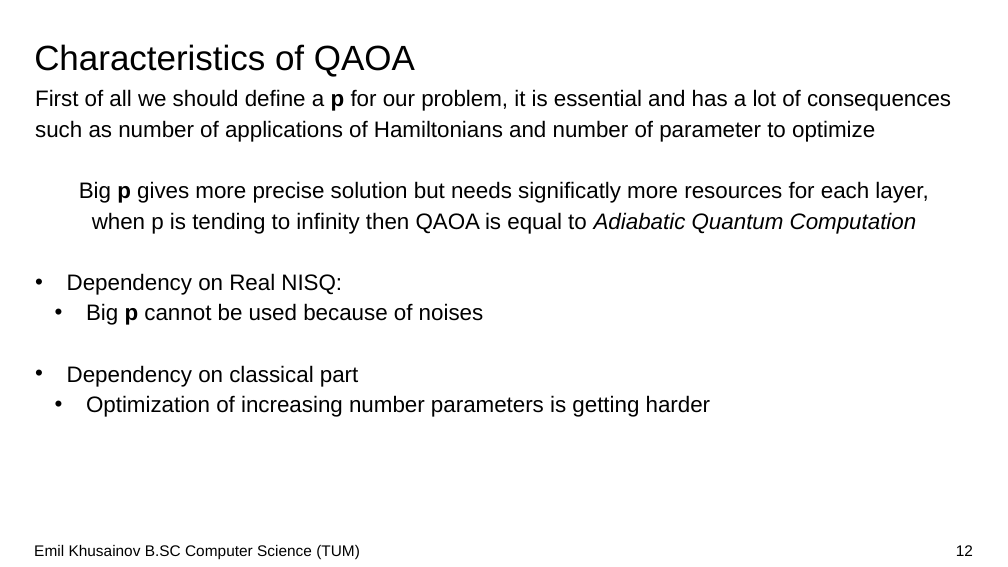
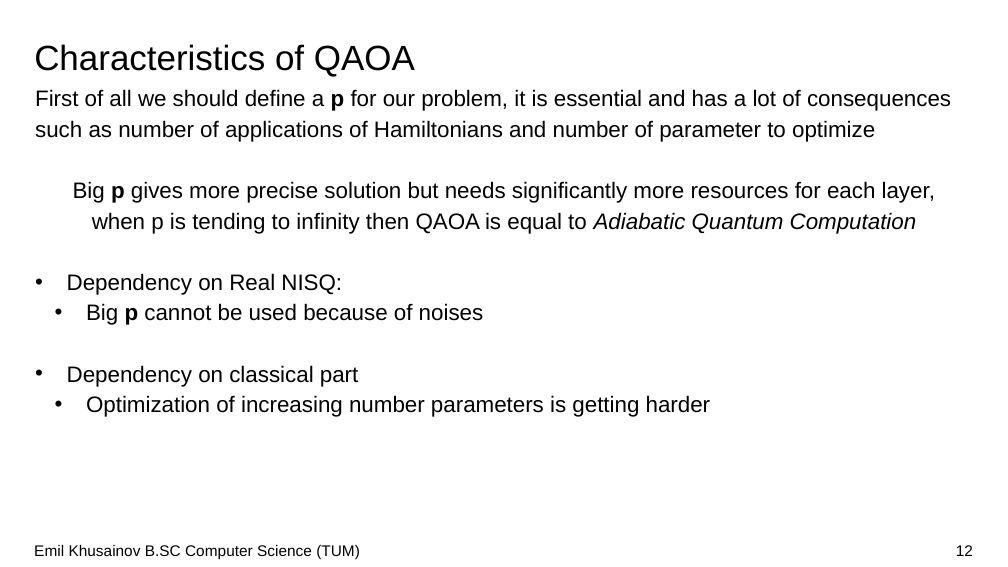
Before and after one commit to emilkanic0909/MaxCutQuiskitSeminar, a slide deck: slide 12 of Khuisainov MaxCut Presentation.pptx. Drawn at 1008x567 pixels with LibreOffice and Linux fonts; fonts in the diff are those of the drawing; background and template pictures are left out. Boxes give left, top, right and bottom in pixels: in the first picture for what was removed or moved away, otherwise in the second. Text is boxed around its words. In the diff, an @@ line names an element or a change of style, - is before the commit and + after.

```diff
--- a/Khuisainov MaxCut Presentation.pptx
+++ b/Khuisainov MaxCut Presentation.pptx
@@ text at (x1=73, y1=181, x2=935, y2=203): text changed @@
-Big p gives more precise solution but needs significatly more resources for each layer,
+Big p gives more precise solution but needs significantly more resources for each layer,
```
Also in this commit, not shown: 6 other slides changed, 2 slides added, 20 other files.
